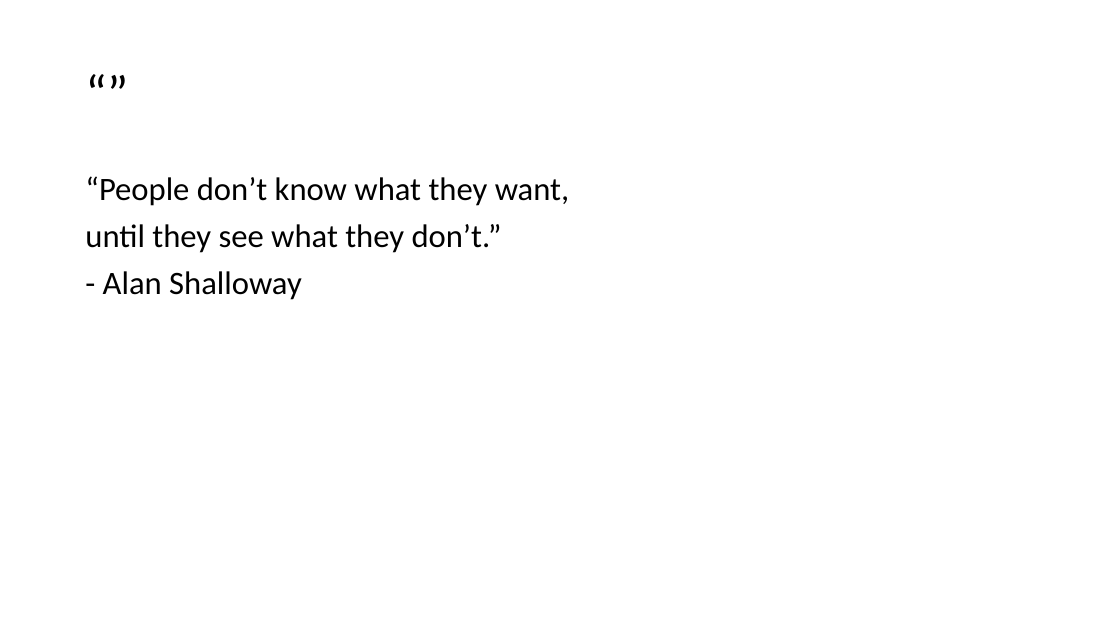
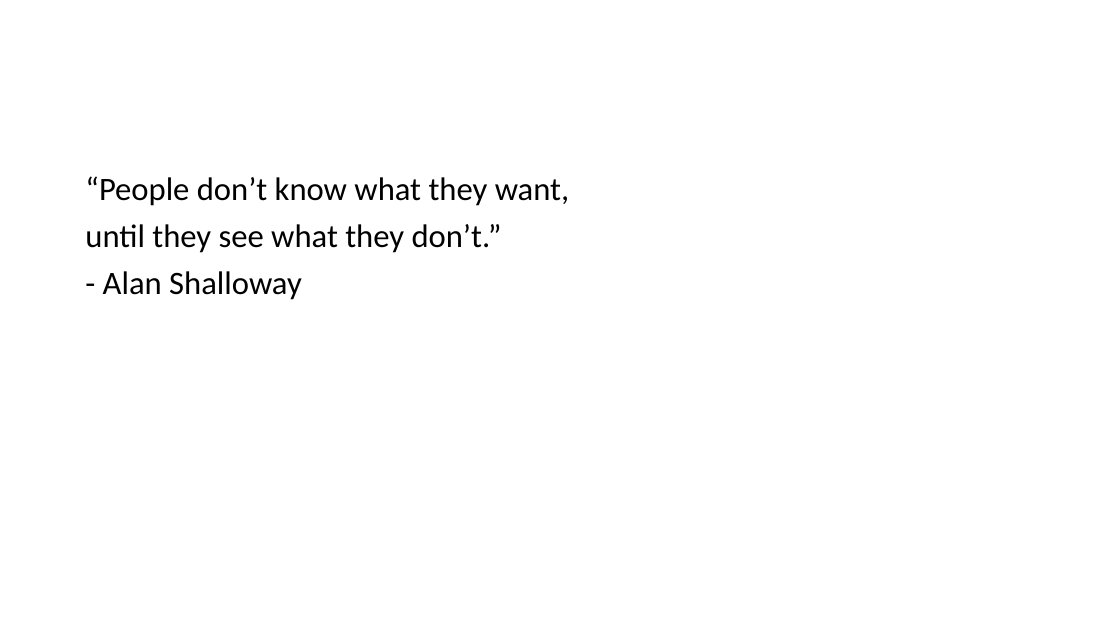
Before and after one commit to LearnWithLlew/TestingBetterWithApprovals.Slides, a slide deck: slide 4 of slides/Testing Better with Approvals.pptx. Drawn at 1120x630 pixels with LibreOffice and Linux fonts; fonts in the diff are those of the drawing. Boxes give left, top, right and bottom in pixels: in the first picture for what was removed or moved away, otherwise in the second. Text is boxed around its words. In the diff, an @@ line names an element or a change of style, - is before the commit and + after.

Commit message:
Update slides

```diff
--- a/slides/Testing Better with Approvals.pptx
+++ b/slides/Testing Better with Approvals.pptx
@@ title removed at (77,34,1044,155) @@
-“”
```
